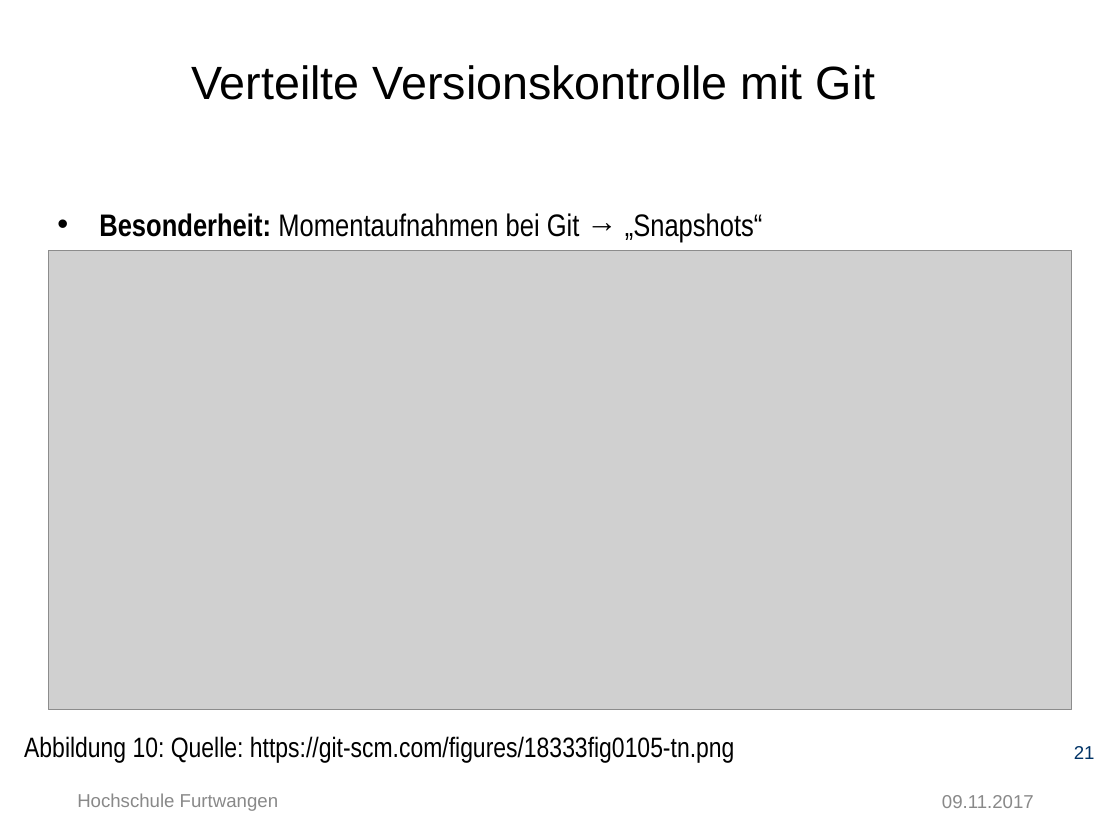
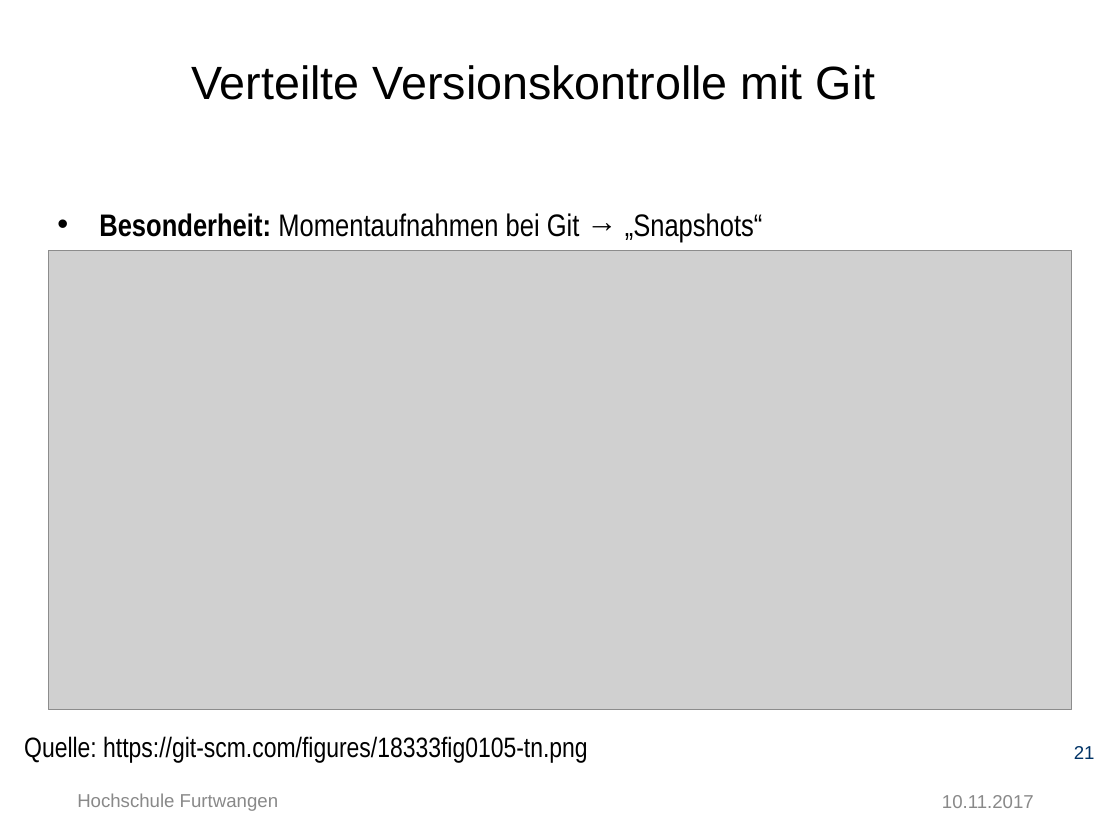
Before and after one commit to Ertugrul-Furtwangen/Erti, a slide deck: slide 21 of Thesis-Präsentation-Ertugrul_Özkara.pptx. Drawn at 1120x840 pixels with LibreOffice and Linux fonts; fonts in the diff are those of the drawing; grey boxes stand for pictures; background and template pictures are left out. Boxes give left, top, right and bottom in pixels: in the first picture for what was removed or moved away, otherwise in the second. Text is boxed around its words. In the diff, an @@ line names an element or a change of style, - is before the commit and + after.

```diff
--- a/Thesis-Präsentation-Ertugrul_Özkara.pptx
+++ b/Thesis-Präsentation-Ertugrul_Özkara.pptx
@@ text at [24, 736, 588, 762]: text changed @@
-Abbildung 10: Quelle: https://git-scm.com/figures/18333fig0105-tn.png
+Quelle: https://git-scm.com/figures/18333fig0105-tn.png
@@ text at [942, 795, 1034, 808]: text changed @@
-09.11.2017
+10.11.2017
```
Also in this commit, not shown: 41 other slides changed, 1 slide added.
